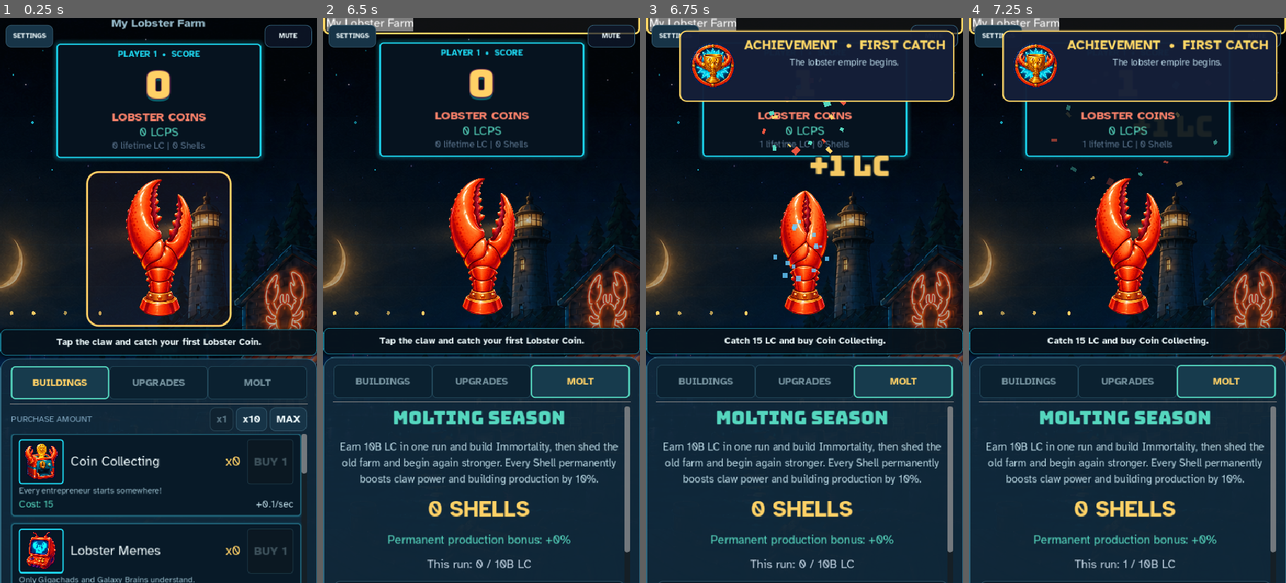
Above: before the commit, frames 1-4 (left to right).
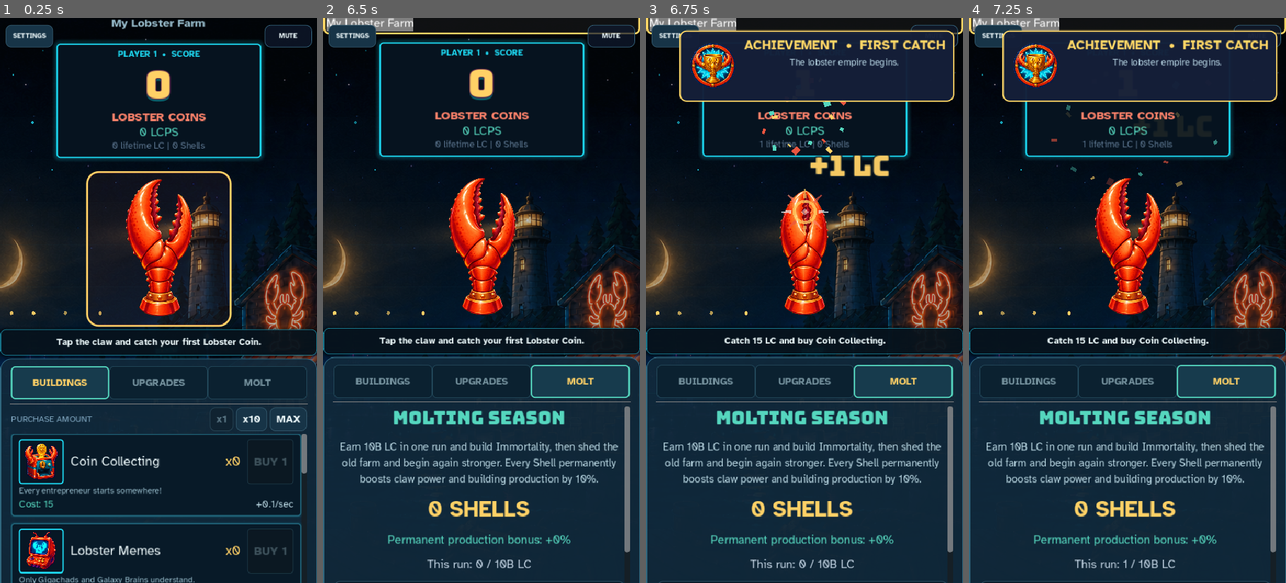
Above: after the commit, the same moments.

Repository: thecryptomasters/lobster-clicker
Game: Godot game, scene res://scenes/main.tscn
Same seed, same stepped clock (60 frames per second), same inputs: the game is played once before the commit and once after it.
Inputs (mouse positions are in pixels of both pictures, inside the frame that each line leads up to):
- Up to frame 1 (0.25 s): no input
- Up to frame 2 (6.5 s): click "SETTINGS" at 0.5 s; click "My Lobster Farm" at 1.25 s; click (481, 249) at 2 s; click "DONE" at 2.75 s; click "BUILDINGS" at 3.5 s; click "UPGRADES" at 4.25 s; click "MOLT" at 5 s; click "My Lobster Farm" at 5.75 s
- Up to frame 3 (6.75 s): click (804, 249) at 6.5 s
- Up to frame 4 (7.25 s): no input

Frames 1-2 are identical in both runs. In frame 3, 0.3% of the frame differs, in the area x 40-58%, y 30-47%; in frame 4, nothing differs.

Commit message:
polish claw pinch impact effect

Diff:
--- a/scenes/main.gd
+++ b/scenes/main.gd
@@ -48,7 +48,7 @@
 @onready var boost_aura: CPUParticles2D = %BoostAura
 @onready var building_container: VBoxContainer = %BuildingContainer
 @onready var upgrade_container: VBoxContainer = %UpgradeContainer
-@onready var particles: CPUParticles2D = %ClickParticles
+@onready var click_effects: Node2D = %ClickEffects
 @onready var float_text_container: Node2D = %FloatTextContainer
 @onready var offline_popup: PanelContainer = %OfflinePopup
 @onready var offline_icon: TextureRect = %OfflineIcon
@@ -748,7 +748,8 @@
 	motion_toggle.toggled.connect(func(enabled: bool):
 		GameManager.reduced_motion = enabled
 		if enabled:
-			particles.emitting = false
+			for active_effect in click_effects.get_children():
+				active_effect.queue_free()
 			boost_aura.emitting = false
 		SaveManager.save_game())
 	box.add_child(motion_toggle)
@@ -828,10 +829,70 @@
 		return
 	_start_claw_animation()
 	_spawn_float_text(amount)
-	particles.restart()
-	particles.emitting = true
+	_schedule_claw_snap_effect()
 	if _claw_bump_tween and _claw_bump_tween.is_valid():
 		_claw_bump_tween.kill()
+
+func _schedule_claw_snap_effect() -> void:
+	# Anticipation + closing ends at the exact contact frame.
+	var impact_timer := get_tree().create_timer(CLAW_FRAME_DURATIONS[0] + CLAW_FRAME_DURATIONS[1])
+	impact_timer.timeout.connect(_spawn_claw_snap_effect)
+
+func _spawn_claw_snap_effect() -> void:
+	if not is_instance_valid(click_effects) or GameManager.reduced_motion:
+		return
+	var burst := Node2D.new()
+	burst.name = "ClawSnapBurst"
+	# The texture is aspect-fitted inside the button. This normalized anchor is
+	# the meeting point of the painted pincers at both responsive sizes.
+	burst.position = Vector2(claw_button.size.x * 0.5, claw_button.size.y * 0.27)
+	burst.z_index = 12
+	click_effects.add_child(burst)
+
+	var ring := Line2D.new()
+	ring.name = "ImpactRing"
+	ring.width = 3.5
+	ring.default_color = COIN_GOLD
+	ring.antialiased = true
+	ring.closed = true
+	for point_index in range(17):
+		var angle := TAU * float(point_index) / 16.0
+		ring.add_point(Vector2.from_angle(angle) * 13.0)
+	ring.scale = Vector2(0.45, 0.45)
+	burst.add_child(ring)
+
+	var flash := Polygon2D.new()
+	flash.name = "PinchFlash"
+	flash.polygon = PackedVector2Array([
+		Vector2(0, -8), Vector2(5, -3), Vector2(11, 0), Vector2(5, 3),
+		Vector2(0, 8), Vector2(-5, 3), Vector2(-11, 0), Vector2(-5, -3),
+	])
+	flash.color = FOAM_WHITE
+	burst.add_child(flash)
+
+	var palette: Array[Color] = [COIN_GOLD, LOBSTER_CORAL, FOAM_WHITE, SHELL_HIGHLIGHT]
+	for ray_index in range(8):
+		var ray := Polygon2D.new()
+		ray.name = "SnapRay%d" % ray_index
+		ray.polygon = PackedVector2Array([
+			Vector2(-2.5, -4), Vector2(2.5, -4), Vector2(1.4, -18), Vector2(-1.4, -18),
+		])
+		ray.color = palette[ray_index % palette.size()]
+		ray.rotation = TAU * float(ray_index) / 8.0
+		ray.position = Vector2.from_angle(ray.rotation - PI * 0.5) * 5.0
+		burst.add_child(ray)
+		var ray_destination := Vector2.from_angle(ray.rotation - PI * 0.5) * 18.0
+		var ray_tween := create_tween().set_parallel(true)
+		ray_tween.tween_property(ray, "position", ray_destination, 0.20).set_trans(Tween.TRANS_QUAD).set_ease(Tween.EASE_OUT)
+		ray_tween.tween_property(ray, "modulate:a", 0.0, 0.17).set_delay(0.06)
+		ray_tween.tween_property(ray, "scale", Vector2(0.72, 1.18), 0.20)
+
+	var burst_tween := create_tween().set_parallel(true)
+	burst_tween.tween_property(ring, "scale", Vector2(1.55, 1.55), 0.24).set_trans(Tween.TRANS_QUAD).set_ease(Tween.EASE_OUT)
+	burst_tween.tween_property(ring, "modulate:a", 0.0, 0.18).set_delay(0.07)
+	burst_tween.tween_property(flash, "scale", Vector2(0.55, 0.55), 0.18).set_trans(Tween.TRANS_QUAD).set_ease(Tween.EASE_OUT)
+	burst_tween.tween_property(flash, "modulate:a", 0.0, 0.14).set_delay(0.04)
+	burst_tween.chain().tween_callback(burst.queue_free)
 
 func _start_claw_animation() -> void:
 	_claw_animation_index = 0
--- a/scenes/main.tscn
+++ b/scenes/main.tscn
@@ -277,20 +277,8 @@
 polygon = PackedVector2Array(-5, 5, -8, 0, -6, -8, -8, -15, -6, -22, -8, -30, -5, -38, -7, -45, -5, -52, -6, -60, -4, -65, -6, -70, -5, -75, -3, -70, -4, -60, -3, -52, -5, -45, -3, -38, -5, -30, -3, -22, -5, -15, -3, -8, -5, 0, -5, 5)
 color = Color(0.65, 0.18, 0.14, 1)
 
-[node name="ClickParticles" type="CPUParticles2D" parent="RootContainer/LeftSection/ClawCenter/ClawButton/ClawPivot"]
-unique_name_in_owner = true
-emitting = false
-amount = 15
-lifetime = 0.6
-one_shot = true
-explosiveness = 1.0
-spread = 180.0
-gravity = Vector2(0, 40)
-initial_velocity_min = 80.0
-initial_velocity_max = 150.0
-scale_amount_min = 4.0
-scale_amount_max = 8.0
-color = Color(0.4, 0.8, 1, 0.8)
+[node name="ClickEffects" type="Node2D" parent="RootContainer/LeftSection/ClawCenter/ClawButton"]
+unique_name_in_owner = true
 
 [node name="FloatTextContainer" type="Node2D" parent="RootContainer/LeftSection/ClawCenter/ClawButton/ClawPivot"]
 unique_name_in_owner = true
--- a/tests/run_tests.gd
+++ b/tests/run_tests.gd
@@ -379,6 +379,14 @@
 	main_ui._update_claw_animation(0.25)
 	_expect(main_ui.claw_state == main_ui.ClawState.IDLE, "drawn claw animation returns to idle after recovery")
 	_expect(main_ui.hero_claw.texture == idle_claw_texture, "drawn claw animation restores the idle artwork")
+	main_ui._spawn_claw_snap_effect()
+	var snap_burst = main_ui.click_effects.find_child("ClawSnapBurst", false, false)
+	_expect(snap_burst != null, "claw pinch triggers a dedicated arcade impact burst")
+	if snap_burst:
+		var expected_impact := Vector2(main_ui.claw_button.size.x * 0.5, main_ui.claw_button.size.y * 0.27)
+		_expect(snap_burst.position.is_equal_approx(expected_impact), "claw impact burst stays centered on the pincer contact point")
+		_expect(snap_burst.find_child("ImpactRing", false, false) is Line2D, "claw impact uses a drawn ring instead of blue square particles")
+		_expect(snap_burst.find_child("SnapRay0", false, false) is Polygon2D, "claw impact rays use engine-drawn arcade geometry")
 	GameManager.reset_progress()
 	GameManager.total_lobsters = GameManager.get_building_cost(0)
 	GameManager.lobsters_changed.emit(GameManager.total_lobsters)
Not shown, changed: export/index.html
Not shown, changed: export/index.pck
